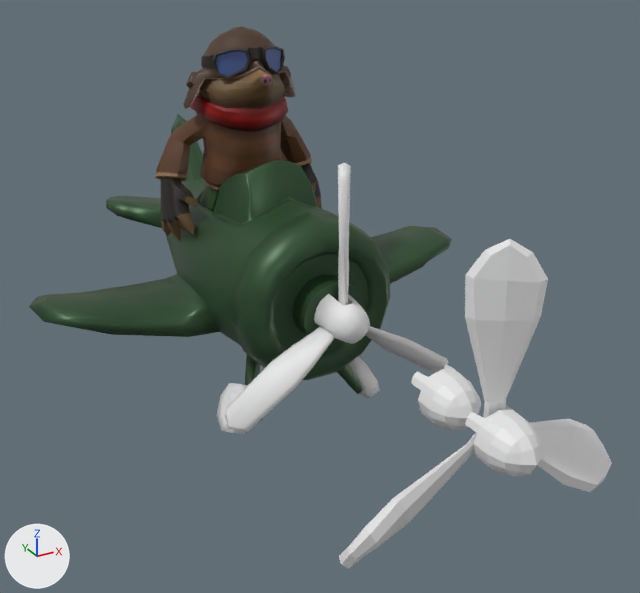
A saved change to the FBX model TheFuckerLupo_U3D/Assets/3D/Abioncitoh/avion lupo.fbx.
The view is the same before and after, from a 50 mm camera at (-2.92, -6.68, 2.72) aimed at (0.06, -1.25, 0.0). Every picture has the same lights, and +X, +Y and +Z are marked at lower left. Where no turn or scale is listed for an object, it has been applied to the vertices. Vertices at the same position are counted once.

The first picture shows '06pies', 'Cilindro.001', 'Cilindro.003', 'Cubo', 'Cubo.002', 'Cubo.003'.
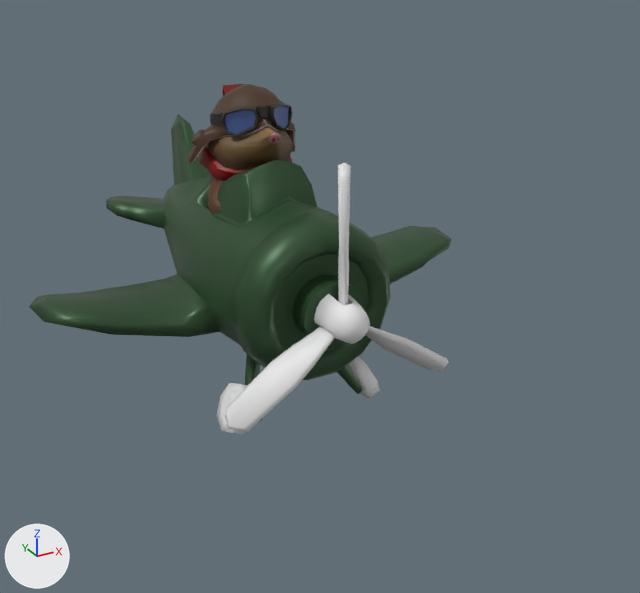
Edits to the bpy script that builds the scene:
```text
Change me_cubo_001:
    used by ob_06pies; location = (0.0, 0.036, -0.122)
    remove me_cubo_001.from_pydata(...)  # 1118 vertices, 1109 faces; spans x -0.71..0.69, y -0.59..0.51, z -0.02..1.99
    add me_cubo_001.from_pydata(...)  # 1118 vertices, 1109 faces; spans x -0.49..0.47, y -0.95..0.51, z -0.23..1.57
    me_cubo_001 part 1: 1112 of 1118 vertices moved; they spanned x -0.71..0.69, y -0.59..0.44, z -0.02..1.99 and now span x -0.49..0.47, y -0.95..0.2, z -0.23..1.57; mean shift (0.0, -0.33, -0.27); largest move (-0.67, 0.02, 0.33) -> (0.07, -0.86, 0.31)
Remove ob_cubo_002:
    ob_cubo_002 = bpy.data.objects.new('Cubo.002', me_cubo_007)
    ob_cubo_002.location = (0.0, -4.597, -0.001)
Remove ob_cubo:
    ob_cubo = bpy.data.objects.new('Cubo', me_cubo)
    ob_cubo.location = (0.0, -3.487, -0.001)
```

Where the change shows, as pixel boxes [x1, y1, x2, y2] in the pictures (640 x 593 px):
'Cubo', deleted
    before: [339, 239, 612, 569]
'06pies', reshaped
    before: [155, 27, 322, 241]
    after: [188, 84, 296, 213]
'Cubo.002', deleted
    before: [411, 364, 481, 430]
